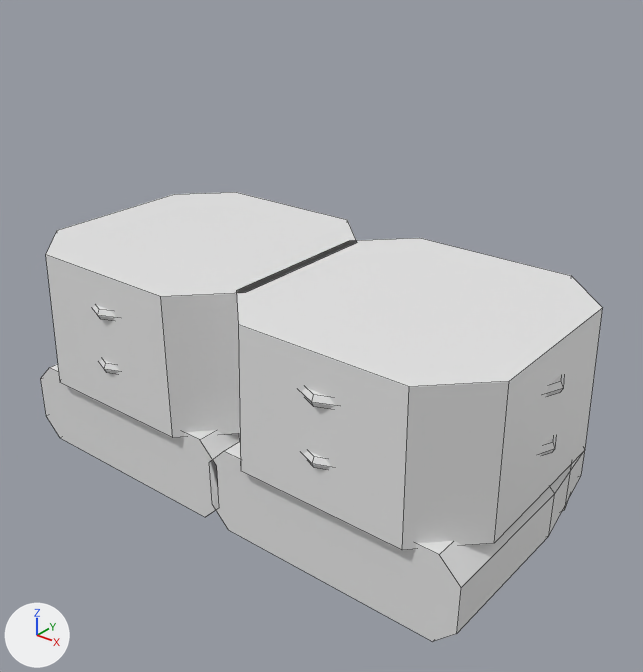
What one commit did to the FBX model roblox/art/armor/shoes_healer_s2.fbx.
The view is the same before and after, from a 50 mm lens placed at (1.97, -2.34, -1.66), pointed at (0.09, 0.01, -3.11). Every picture has the same lights, and +X, +Y and +Z are marked at lower left. The picture after the commit comes second. Mesh edges are drawn as thin lines. Where no turn or scale is listed for an object, it has been applied to the vertices.

The first picture shows 'Boot_L_Inner', 'Boot_R_Inner', 'Greave_L_Body', 'Greave_R_Body'.
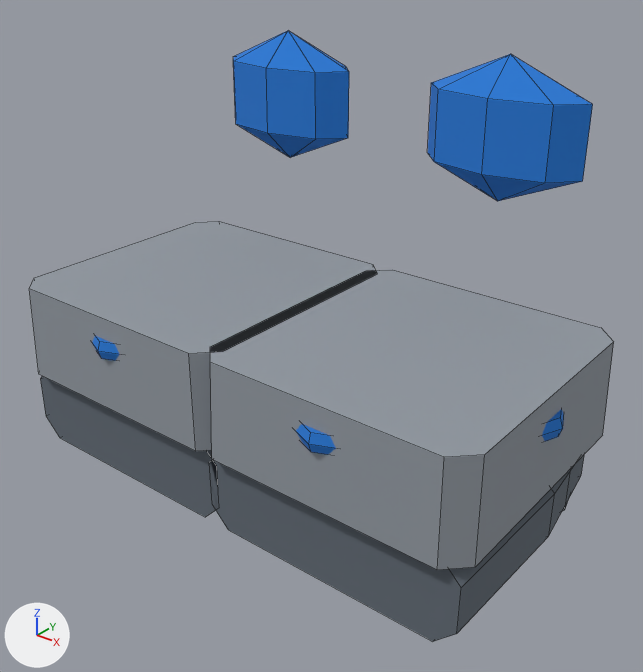
Changed parts and their boxes (x1, y1, x2, y2) in the pictures (643 x 672 px):
'Greave_R_Body', recoloured, reshaped (10% wider)
    before: (237, 238, 603, 550)
    after: (210, 270, 614, 570)
'Greave_L_Body', recoloured, reshaped (12% wider, 6% shorter)
    before: (46, 192, 357, 438)
    after: (29, 221, 377, 451)
'Boot_R_Inner', recoloured (white to greyish blue)
    both: (209, 455, 584, 641)
'Greave_R_Band', added (blue)
    after: (296, 54, 593, 455)
'Greave_L_Band', added
    after: (92, 31, 349, 361)
'Boot_L_Inner', recoloured (white to greyish blue)
    both: (40, 376, 219, 517)
part 1 of me_greave_l_body, rebuilt (12% wider, 6% shorter)
    before: (46, 192, 357, 438)
    after: (29, 221, 377, 451)
part 2 of me_greave_l_body, deleted (mostly hidden)
    before: (99, 360, 119, 374)
part 3 of me_greave_l_body, deleted (mostly hidden)
    before: (92, 305, 116, 321)
part 4 of me_greave_r_body, rebuilt (10% wider)
    before: (237, 238, 603, 550)
    after: (210, 270, 614, 570)
part 5 of me_greave_r_body, deleted (mostly hidden)
    before: (303, 436, 556, 469)
part 6 of me_greave_r_body, deleted (mostly hidden)
    before: (301, 375, 565, 409)

The change, as a diff of the scene's bpy script:
```diff
--- a/roblox/art/armor/shoes_healer_s2.fbx.py
+++ b/roblox/art/armor/shoes_healer_s2.fbx.py
@@ mat_shoes_healer_s2_boot_l_inner @@
 mat_shoes_healer_s2_boot_l_inner = principled_material('shoes_healer_s2_Boot_L_Inner')
-mat_shoes_healer_s2_boot_l_inner.base_color = (0.8, 0.8, 0.8)  # white #e7e7e7
+mat_shoes_healer_s2_boot_l_inner.base_color = (0.122, 0.147, 0.178)  # greyish blue #626b75
@@ mat_shoes_healer_s2_greave_l_body @@
 mat_shoes_healer_s2_greave_l_body = principled_material('shoes_healer_s2_Greave_L_Body')
-mat_shoes_healer_s2_greave_l_body.base_color = (0.8, 0.8, 0.8)  # white #e7e7e7
+mat_shoes_healer_s2_greave_l_body.base_color = (0.287, 0.319, 0.356)  # grey #9299a1
@@ mat_shoes_healer_s2_greave_r_body @@
 mat_shoes_healer_s2_greave_r_body = principled_material('shoes_healer_s2_Greave_R_Body')
-mat_shoes_healer_s2_greave_r_body.base_color = (0.8, 0.8, 0.8)  # white #e7e7e7
+mat_shoes_healer_s2_greave_r_body.base_color = (0.287, 0.319, 0.356)  # grey #9299a1
@@ mat_shoes_healer_s2_boot_r_inner @@
 mat_shoes_healer_s2_boot_r_inner = principled_material('shoes_healer_s2_Boot_R_Inner')
-mat_shoes_healer_s2_boot_r_inner.base_color = (0.8, 0.8, 0.8)  # white #e7e7e7
+mat_shoes_healer_s2_boot_r_inner.base_color = (0.122, 0.147, 0.178)  # greyish blue #626b75
@@ me_greave_l_body @@
-me_greave_l_body.from_pydata(...)  # 64 vertices, 46 faces; spans x -0.551..0.551, y -0.551..0.551, z -0.6..-0.05
+me_greave_l_body.from_pydata(...)  # 16 vertices, 10 faces; spans x -0.54..0.54, y -0.54..0.54, z -0.6..-0.22
+# me_greave_l_body part 1: the loose piece of 16 vertices spanning x -0.53..0.53, y -0.53..0.53, z -0.6..-0.05 is rebuilt with 16 vertices and now spans x -0.54..0.54, y -0.54..0.54, z -0.6..-0.22
+# me_greave_l_body part 2: the loose piece of 24 vertices spanning x -0.551..0.551, y -0.551..0.551, z -0.44..-0.4 is deleted
+# me_greave_l_body part 3
+# 24 vertices are removed from x -0.551..0.551, y -0.551..0.551, z -0.22..-0.18
+# 18 faces are deleted
 me_greave_l_body.materials.append(mat_shoes_healer_s2_greave_l_body)
@@ me_greave_r_body @@
-me_greave_r_body.from_pydata(...)  # 64 vertices, 46 faces; spans x -0.551..0.551, y -0.551..0.551, z -0.6..-0.05
+me_greave_r_body.from_pydata(...)  # 16 vertices, 10 faces; spans x -0.54..0.54, y -0.54..0.54, z -0.6..-0.22
+# me_greave_r_body part 4: the loose piece of 16 vertices spanning x -0.53..0.53, y -0.53..0.53, z -0.6..-0.05 is rebuilt with 16 vertices and now spans x -0.54..0.54, y -0.54..0.54, z -0.6..-0.22
+# me_greave_r_body part 5: the loose piece of 24 vertices spanning x -0.551..0.551, y -0.551..0.551, z -0.44..-0.4 is deleted
+# me_greave_r_body part 6
+# 24 vertices are removed from x -0.551..0.551, y -0.551..0.551, z -0.22..-0.18
+# 18 faces are deleted
 me_greave_r_body.materials.append(mat_shoes_healer_s2_greave_r_body)
@@ ob_greave_r_band @@
+ob_greave_r_band = bpy.data.objects.new('Greave_R_Band', me_greave_r_band)  # 42 vertices, 42 faces; spans x -0.566..0.566, y -0.566..0.669, z -0.375..0.68; in mat_shoes_healer_s2_greave_r_band (blue #2478d4)
+ob_greave_r_band.location = (0.5, 0.0, -2.8)
@@ ob_greave_l_band @@
+ob_greave_l_band = bpy.data.objects.new('Greave_L_Band', me_greave_l_band)  # 42 vertices, 42 faces; spans x -0.566..0.566, y -0.566..0.669, z -0.375..0.68; in mat_shoes_healer_s2_greave_l_band (blue #2478d4)
+ob_greave_l_band.location = (-0.5, 0.0, -2.8)
```
